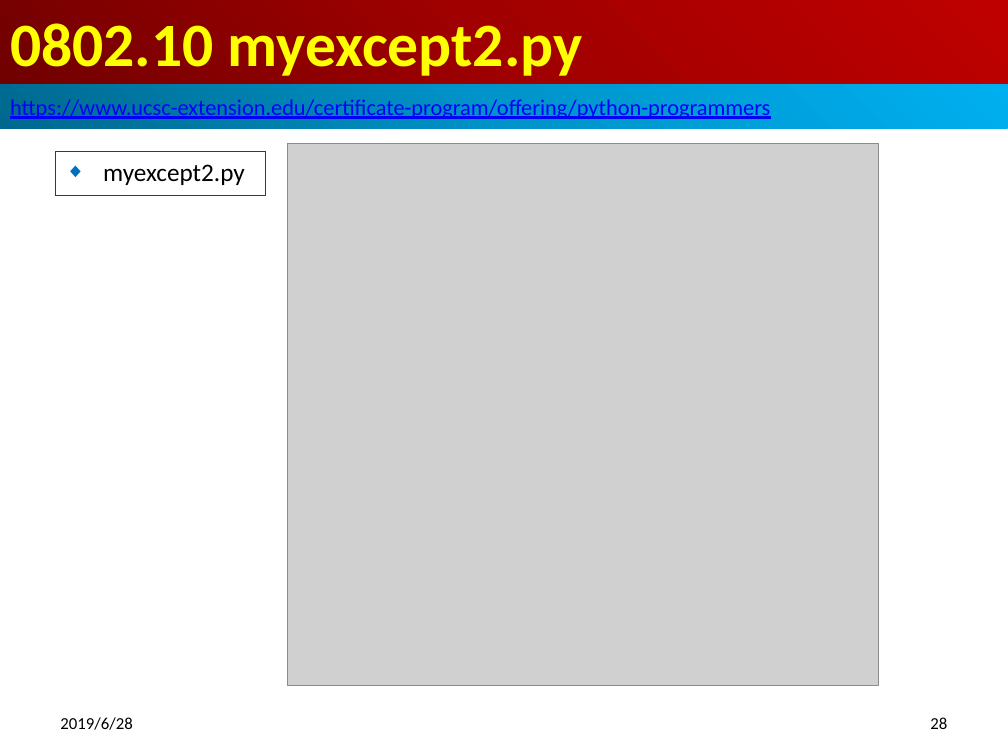
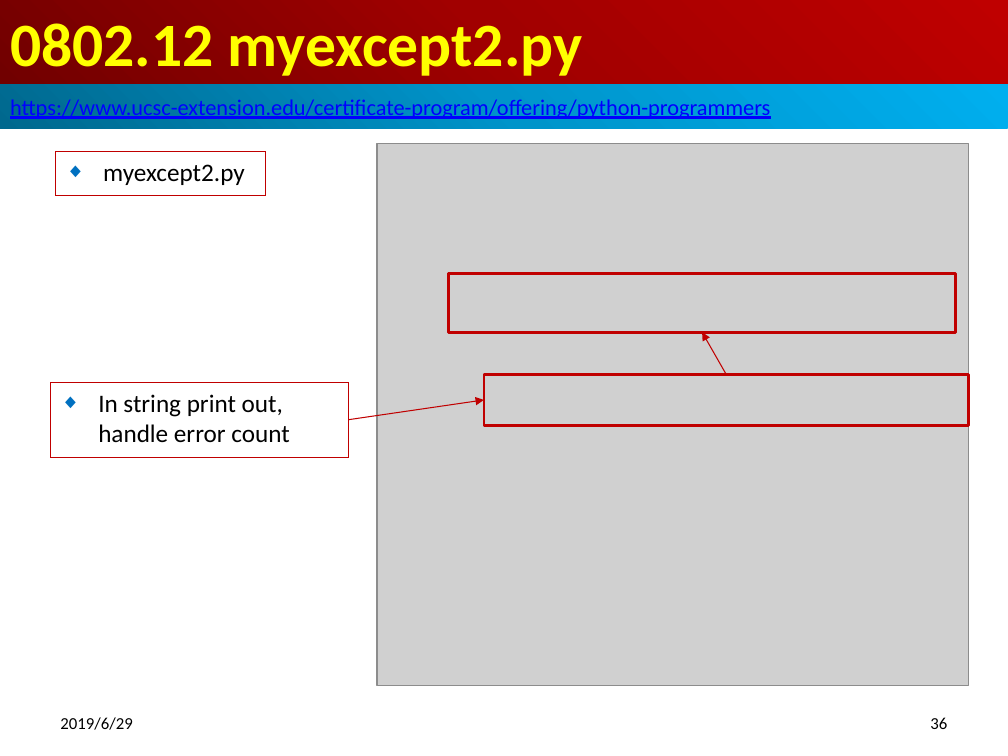
Before and after one commit to pchen0723/700-Python-Adv, a slide deck: slide 36 of 08_ModuleWrap/0802_Wrap.pptx (slide 28 before the commit). Drawn at 1008x756 pixels with LibreOffice and Linux fonts; fonts in the diff are those of the drawing; grey boxes stand for pictures. Boxes give left, top, right and bottom in pixels: in the first picture for what was removed or moved away, otherwise in the second. Text is boxed around its words. In the diff, an @@ line names an element or a change of style, - is before the commit and + after.

```diff
--- a/08_ModuleWrap/0802_Wrap.pptx
+++ b/08_ModuleWrap/0802_Wrap.pptx
@@ title at (10,23,583,76): text changed @@
-0802.10 myexcept2.py
+0802.12 myexcept2.py
@@ picture: place and size @@
-picture at (287,143,879,685)
+picture at (377,143,969,685)
@@ rectangle added at (449,273,956,332), outline #C00000 2 pt @@
@@ arrow added from (726, 374) to (703, 333), #C00000 0.75 pt @@
@@ rectangle added at (50,382,349,458), fill #FFFFFF, outline #C00000 0.75 pt, 18 pt, text #000000 @@
+◆ In string print out, handle error count
@@ rectangle added at (484,374,969,425), outline #C00000 2 pt @@
@@ arrow added from (349, 419) to (484, 400), #C00000 0.75 pt @@
@@ text at (60,717,132,730): text changed @@
-2019/6/28
+2019/6/29
@@ page number at (930,717,947,729): text changed @@
-28
+36
```
Also in this commit, not shown: 37 other slides changed, 18 slides added, 21 other files.
